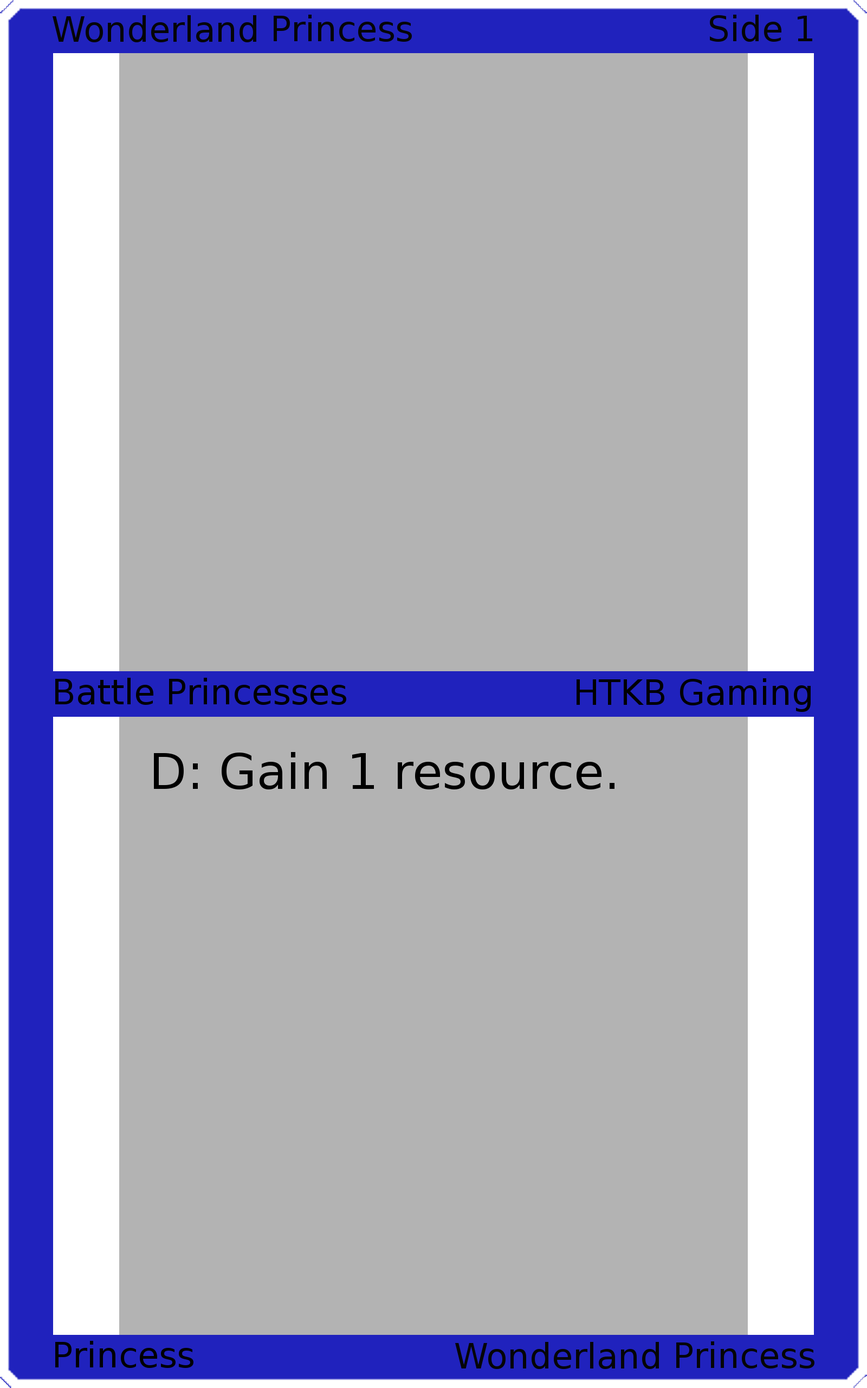
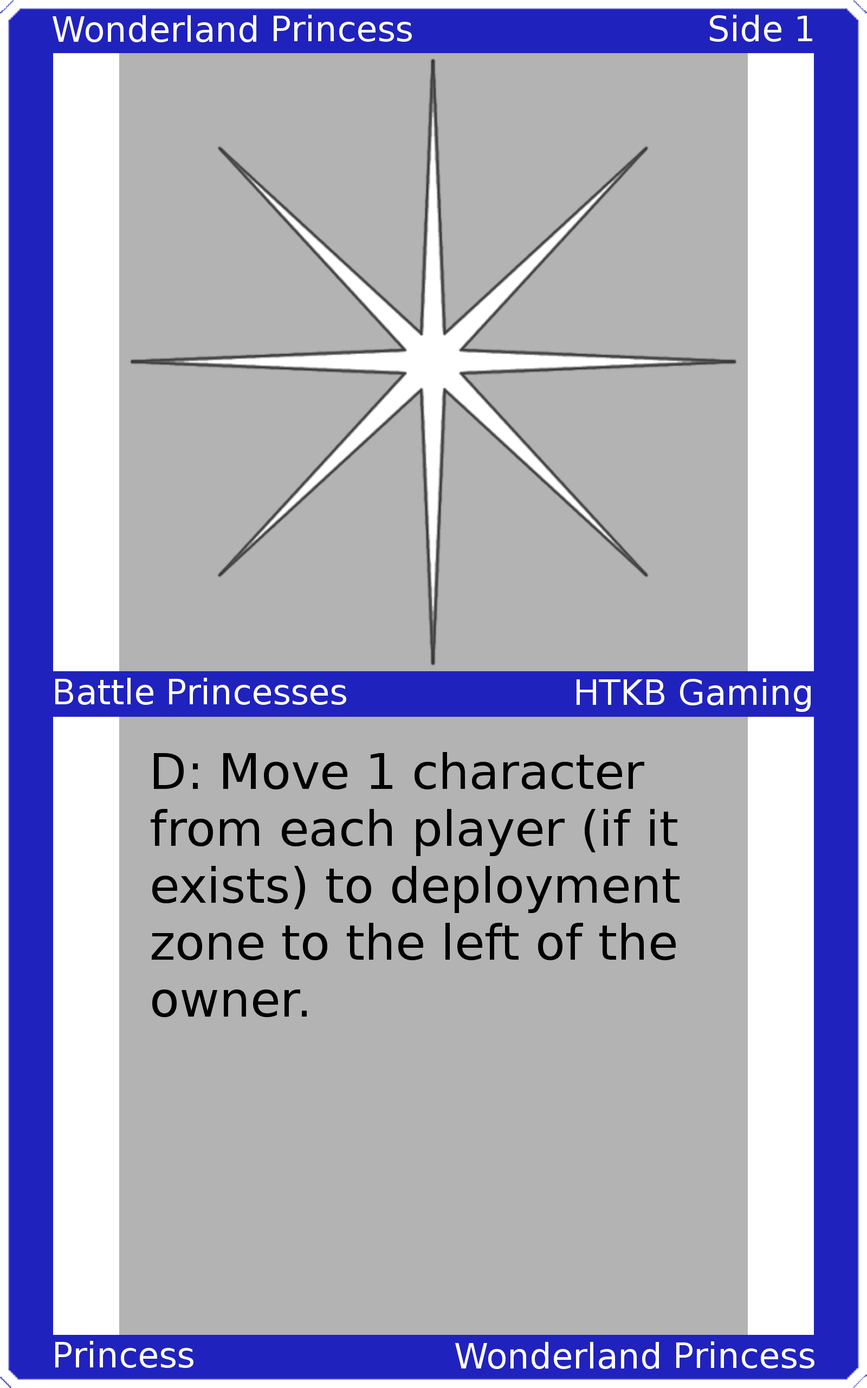
Comparing the layer stacks of the two (867, 1388) images. Changes:
painted on "Upper Left" over [52, 14, 412, 43]
painted on "Upper Right" over [710, 14, 813, 42]
painted on "Mid Left" over [55, 677, 347, 705]
painted on "Mid Right" over [576, 678, 811, 712]
painted on "Card Text" over [150, 751, 680, 1017]
painted on "Bottom Left" over [55, 1340, 194, 1368]
painted on "Bottom Right" over [455, 1340, 815, 1369]
added layer "Art" above "Top Background" over [129, 57, 738, 666]
